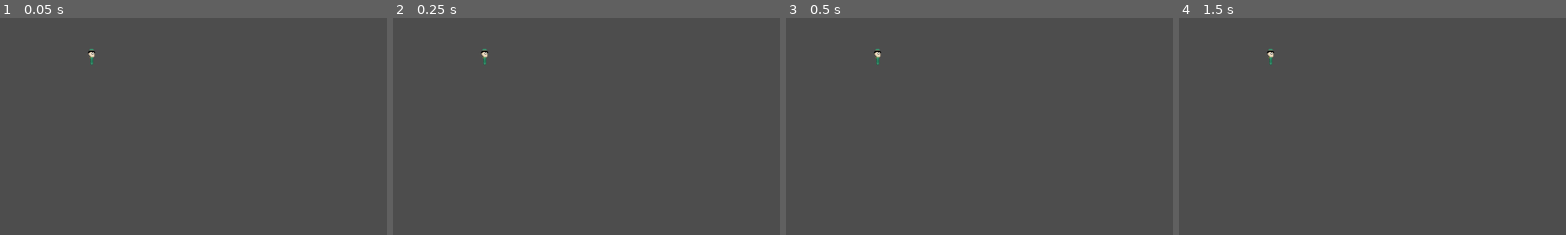
Above: before the commit, frames 1-4 (left to right).
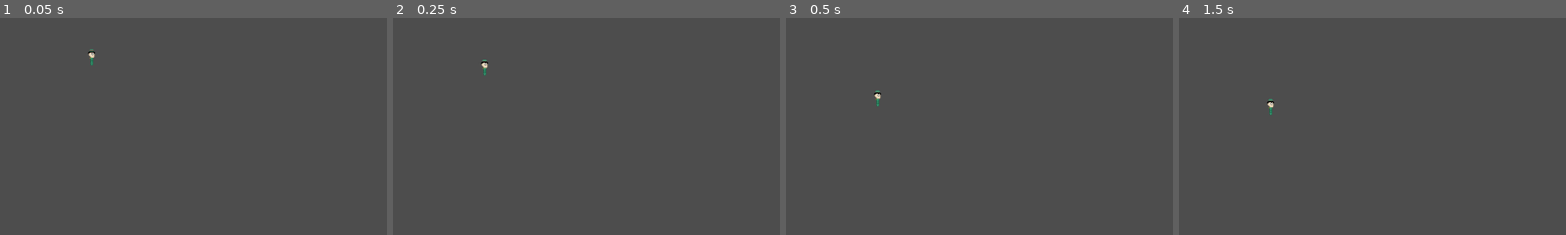
Above: after the commit, the same moments.

Repository: JuanIgnacioBelforte/intromotoresvideojuegostpfinal
Game: Godot game, scene res://Escenas/Player.tscn
Two runs of this game, one before a commit and one after it. Both use one fixed random seed, a clock stepped at 60 frames per second and the inputs below. The project has no main scene, so this scene is started directly.
Inputs:
- Up to frame 1 (0.05 s): no input
- Up to frame 2 (0.25 s): no input
- Up to frame 3 (0.5 s): no input
- Up to frame 4 (1.5 s): tap Enter at 0.5 s; hold Right (ui_right) from 0.53 s (still down); tap A (ui_attack) at 0.6 s; tap Up (ui_up) at 0.77, 0.8, 1.07, 1.35 s; tap Space at 1.25 s
The pictures show only the part of the screen within x 0-50%, y 0-50%; the shares and areas given below are measured in that part.

The runs differ from the first frame. In frame 1, less than 0.1% of the frame differs, in the area x 22-25%, y 14-22%; in frame 2, 0.1%; in frame 3, 0.2%, in the area x 22-25%, y 14-41%; in frame 4, 0.2%.
Error before the commit: Parse Error: Unexpected "if" in class body. (res://scripts/aventurero.gd:19)
Error after the commit: Invalid assignment of property or key 'flip_h' with value of type 'bool' on a base object of type 'null instance'. (res://scripts/aventurero.gd:21)

Commit message:
Fisicas del jugador

Diff:
--- a/scripts/aventurero.gd
+++ b/scripts/aventurero.gd
@@ -1,55 +1,51 @@
 extends CharacterBody2D
+class_name Player
+
 
 # Variables
-
-var speed = 200 # Velocidad de movimiento
-var jump_height = -400 # Fuerza del salto
-var gravity = 800 # Gravedad
-
-var velocity = Vector2.ZERO # Velocidad actual
+@export var speed = 200 # Velocidad de movimiento
+@export var jump_height = -500 # Fuerza del salto
+@export var gravity = 800 # Gravedad
 
 # Señales
 
-#onready var animatedSprite = $AnimatedSprite # Referencia al nodo AnimatedSprite
+@onready var animatedSprite = $AnimatedSprite # Referencia al nodo AnimatedSprite
+
 
 func _physics_process(delta):
 	# Movimiento horizontal
 	velocity.x = 0
 
-if Input.is_action_pressed("ui_right"):
+	if Input.is_action_pressed("ui_right"):
 		velocity.x += speed
-		$AnimatedSprite.flip_h = false # Voltear sprite si es necesario
-		$AnimatedSprite.play("run") # Animación de correr
+		$AnimatedSprite2D.flip_h = false # Voltear sprite si es necesario
+		$AnimatedSprite2D.play("run") # Animación de correr
 
+	if Input.is_action_pressed("ui_left"):
+		velocity.x -= speed
+		$AnimatedSprite2D.flip_h = true # Voltear sprite si es necesario
+		$AnimatedSprite2D.play("run") # Animación de correr
 
-if Input.is_action_pressed("ui_left"):
-		velocity.x -= speed
-		$AnimatedSprite.flip_h = true # Voltear sprite si es necesario
-		$AnimatedSprite.play("run") # Animación de correr
+	# Salto
 
-# Salto
+	if Input.is_action_just_pressed("ui_up") and is_on_floor():
+		velocity.y = jump_height
+		$AnimatedSprite2D.play("jump") # Animación de salto
 
-if Input.is_action_just_pressed("ui_up") and is_on_floor():
-		velocity.y = jump_height
-		$AnimatedSprite.play("jump") # Animación de salto
-
-# Aplicar gravedad
+	# Aplicar gravedad
 	velocity.y += gravity * delta
 
-# Movimiento
-	velocity = move_and_slide(velocity, Vector2.UP)
+	# Movimiento
+	self.velocity = velocity
+	move_and_slide()
 
-# Ataque
+	# Ataque
 
-if Input.is_action_just_pressed("ui_attack"):
-		$AnimatedSprite.play("attack") # Animación de ataque
+	if Input.is_action_just_pressed("ui_attack"):
+		$AnimatedSprite2D.play("attack") # Animación de ataque
 		# Aquí puedes agregar el código para detectar colisiones y aplicar daño
 
-# Animación idle
+	# Animación idle
 
-if velocity.x == 0 and is_on_floor():
-		$AnimatedSprite.play("idle") # Animación idle
-
-
-func _on_animaciones_sprite_frames_changed() -> void:
-	pass _physics_process(delta)
+	if velocity.x == 0 and is_on_floor():
+		$AnimatedSprite2D.play("idle") # Animación idle
